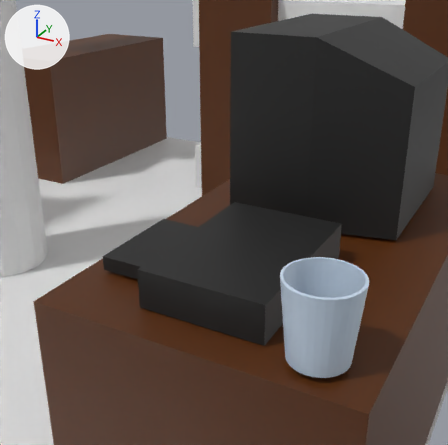
The Blender file Models/bedroom.blend, before and after one commit.
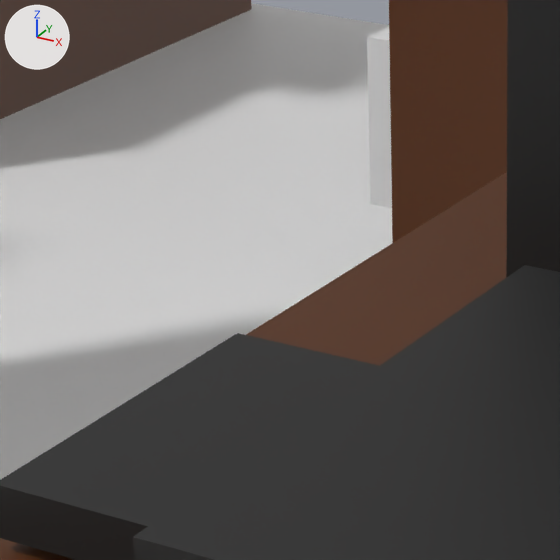
Old and new are each drawn from a 50 mm lens placed at (2.207, -2.201, 1.776), pointed at (1.397, -0.729, 1.04) and again close up on the part from 23% to 54% of the width and 31% to 62% of the height. Arrows for +X, +Y and +Z are at upper left; the lights stay in place.

The first close-up shows 'bed', 'console', 'desk', 'dresser', 'floor', 'remote', 'shelf.003', 'tv'.
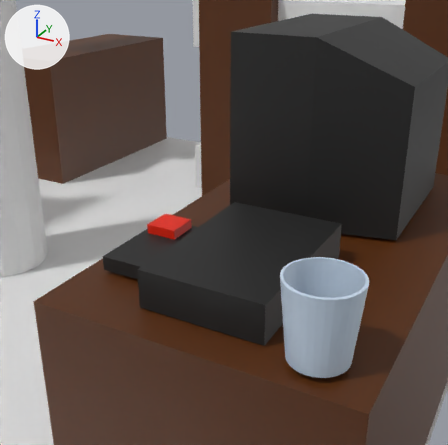
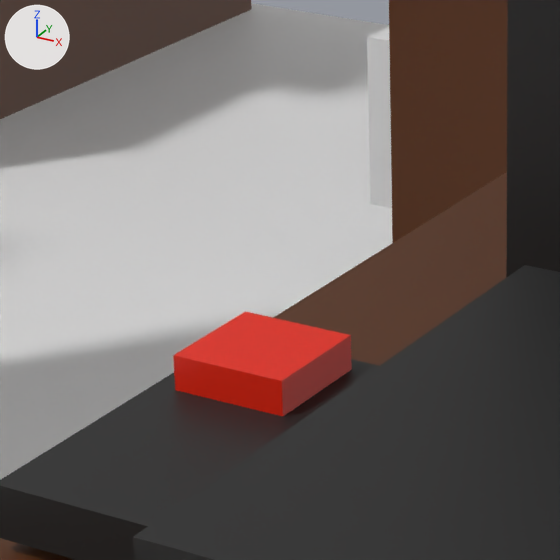
Boxes (x1, y1, x2, y2) around the edits, measured in the close-ups (560 x 560 px):
'remote', reshaped
    before: (0, 333, 379, 560)
    after: (0, 311, 379, 560)
part 1 of me_cube_016, added (red)
    after: (173, 311, 352, 416)

Diff of the bpy script that builds the scene:
```diff
--- a/Models/bedroom.blend.py
+++ b/Models/bedroom.blend.py
@@ mat_red_plastic @@
+mat_red_plastic = principled_material('red-plastic')
+mat_red_plastic.base_color = (0.801, 0.0161, 0.0)  # red #e72200
@@ me_cube_016 @@
 me_cube_016.from_pydata(...)  # 8 vertices, 6 faces; spans x -1.0..1.0, y -1.0..1.0, z -1.0..1.0
 # used by ob_remote; location = (1.2278, -0.8504, 0.9702); scale = (0.0681, 0.151, 0.0211)
+# me_cube_016 part 1: a new loose piece, a box spanning x -0.71..0.71, y 0.25..0.89, z -0.4..2.36, in mat_red_plastic (red #e72200)
 me_cube_016.materials.append(mat_tv)
+me_cube_016.materials.append(mat_red_plastic)  # red #e72200
```
